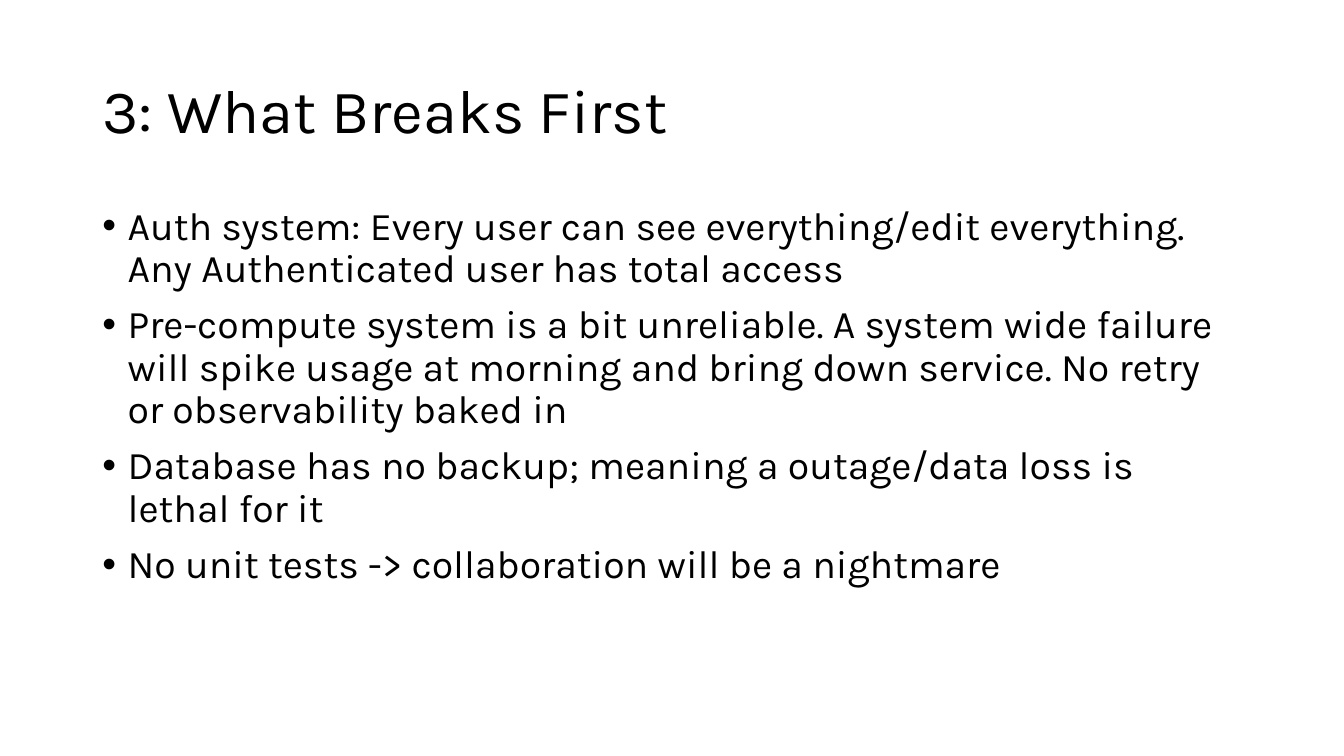
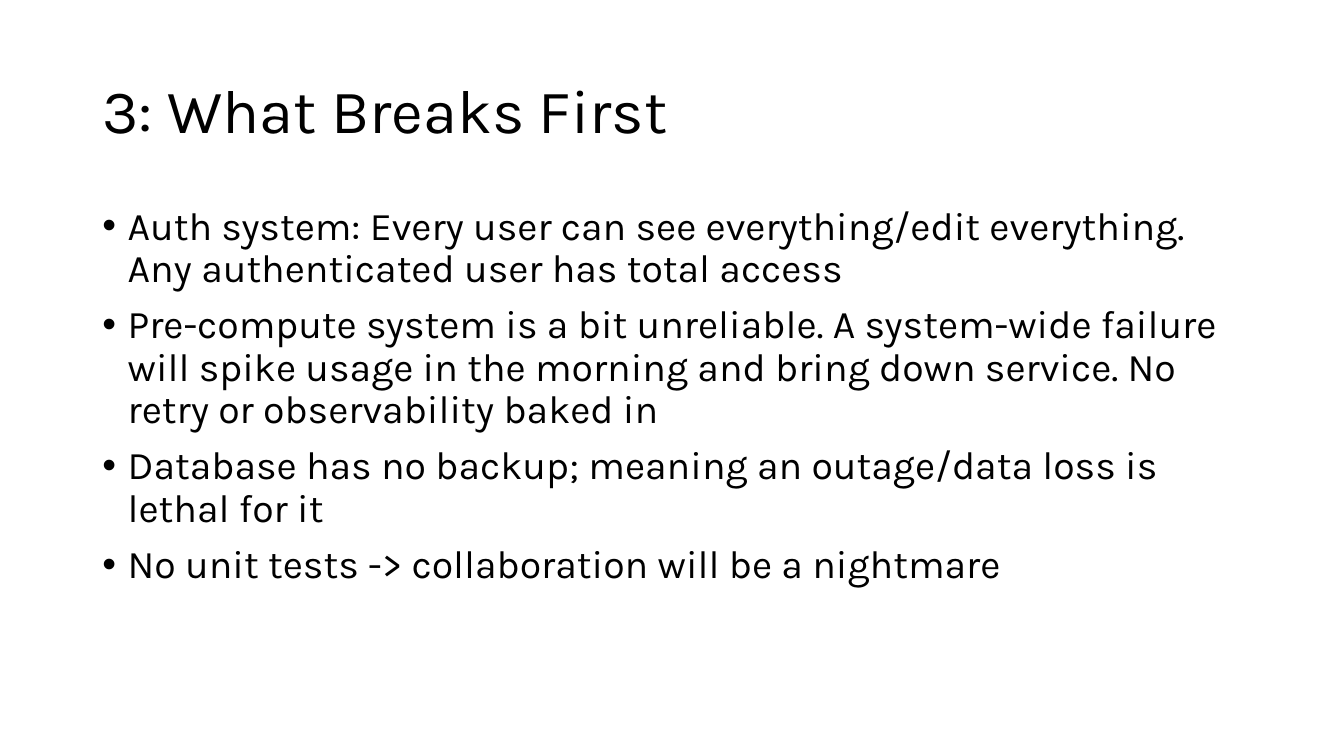
Before and after one commit to Arvin132/SS_takehome, a slide deck: slide 7 of Swish Solar Take home assessment, Interview stage.pptx. Drawn at 1344x756 pixels with LibreOffice and Linux fonts; fonts in the diff are those of the drawing. Boxes give left, top, right and bottom in pixels: in the first picture for what was removed or moved away, otherwise in the second. Text is boxed around its words. In the diff, an @@ line names an element or a change of style, - is before the commit and + after.

```diff
--- a/Swish Solar Take home assessment, Interview stage.pptx
+++ b/Swish Solar Take home assessment, Interview stage.pptx
@@ text at [128,211,1217,523]: text changed @@
-• Auth system: Every user can see everything/edit everything. Any Authenticated user has total access
-• Pre-compute system is a bit unreliable. A system wide failure will spike usage at morning and bring down service. No retry or observability baked in
-• Database has no backup; meaning a outage/data loss is lethal for it
+• Auth system: Every user can see everything/edit everything. Any authenticated user has total access
+• Pre-compute system is a bit unreliable. A system-wide failure will spike usage in the morning and bring down service. No retry or observability baked in
+• Database has no backup; meaning an outage/data loss is lethal for it
```
Also in this commit, not shown: 6 other slides changed, 1 other file.
